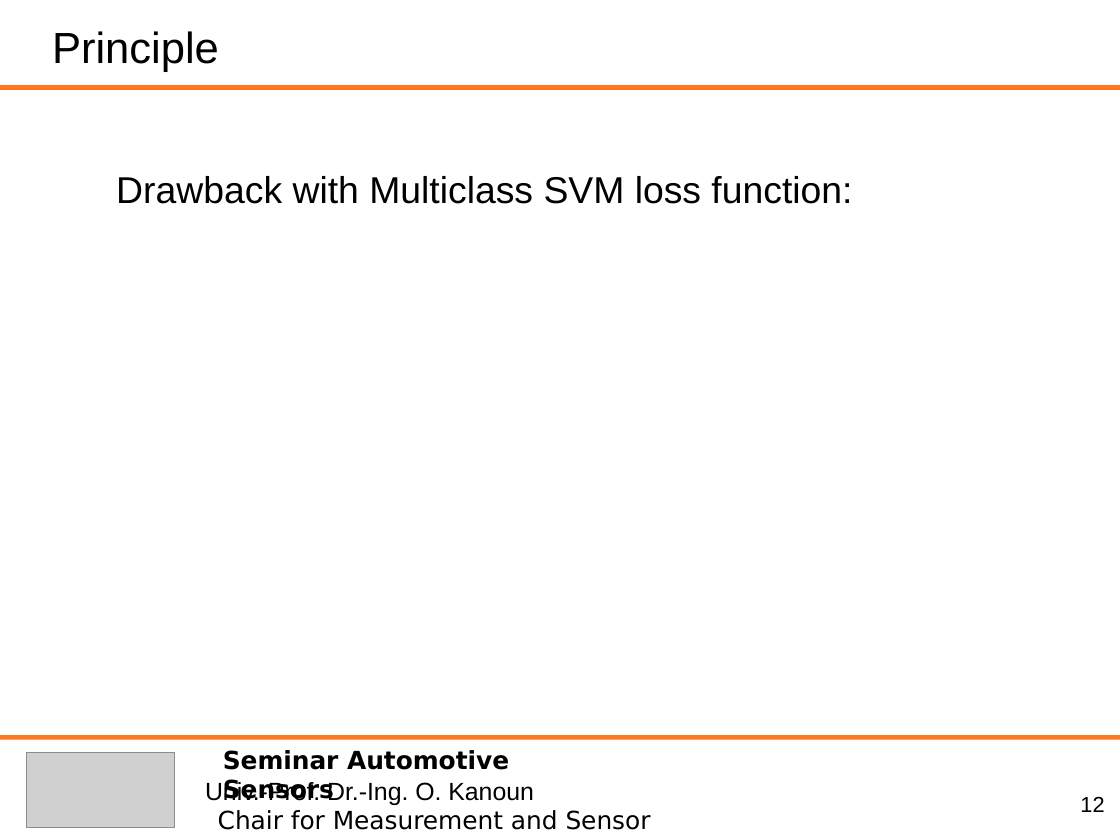
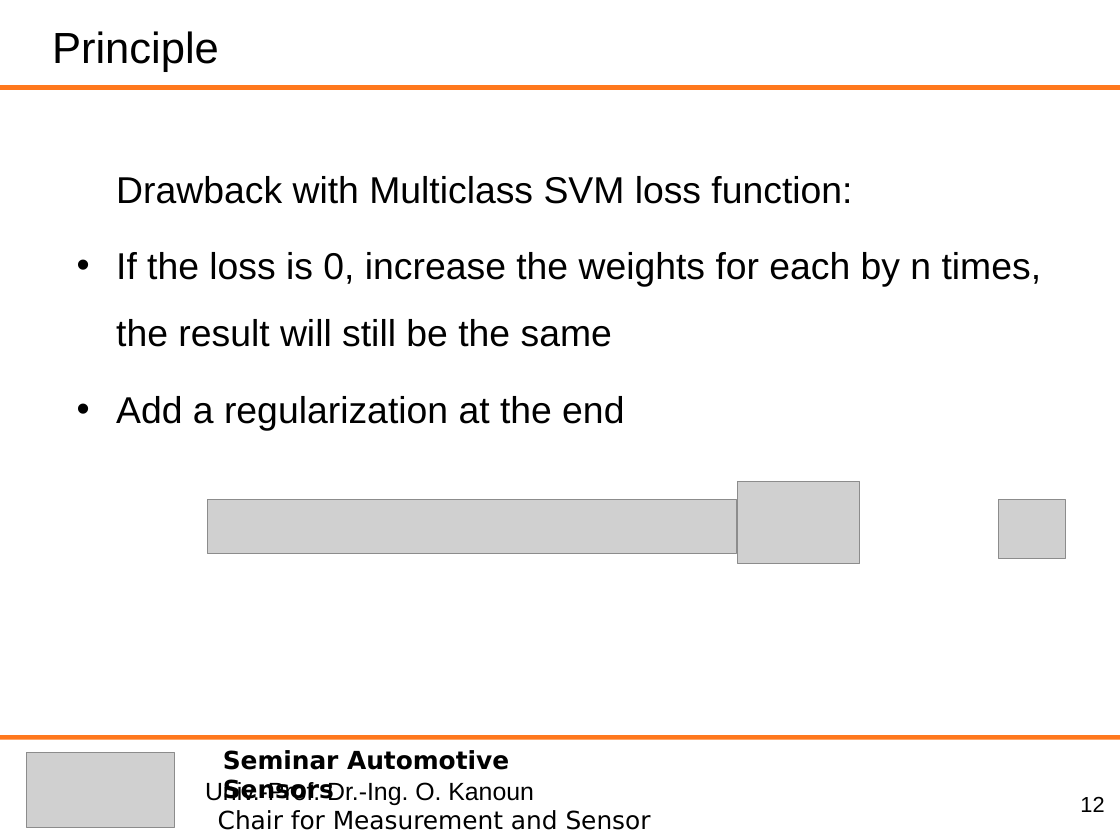
Before and after one commit to heihuhuRay/StudyNote, a slide deck: slide 12 of ASS/AutonoumousDriving_JunchengHu_C2.ppt. Drawn at 1120x840 pixels with LibreOffice and Linux fonts; fonts in the diff are those of the drawing; grey boxes stand for pictures. Boxes give left, top, right and bottom in pixels: in the first picture for what was removed or moved away, otherwise in the second. Text is boxed around its words. In the diff, an @@ line names an element or a change of style, - is before the commit and + after.

```diff
--- a/ASS/AutonoumousDriving_JunchengHu_C2.ppt
+++ b/ASS/AutonoumousDriving_JunchengHu_C2.ppt
@@ text at <box>116,252,1041,431</box>: paragraphs added @@
+  • If the loss is 0, increase the weights for each by n times, the result will still be the same
+  • Add a regularization at the end
@@ picture added at <box>207,500,737,553</box> @@
@@ picture added at <box>738,482,860,564</box> @@
@@ picture added at <box>999,500,1065,559</box> @@
```
Also in this commit, not shown: 14 other slides changed, 3 slides added, 3 other files.
